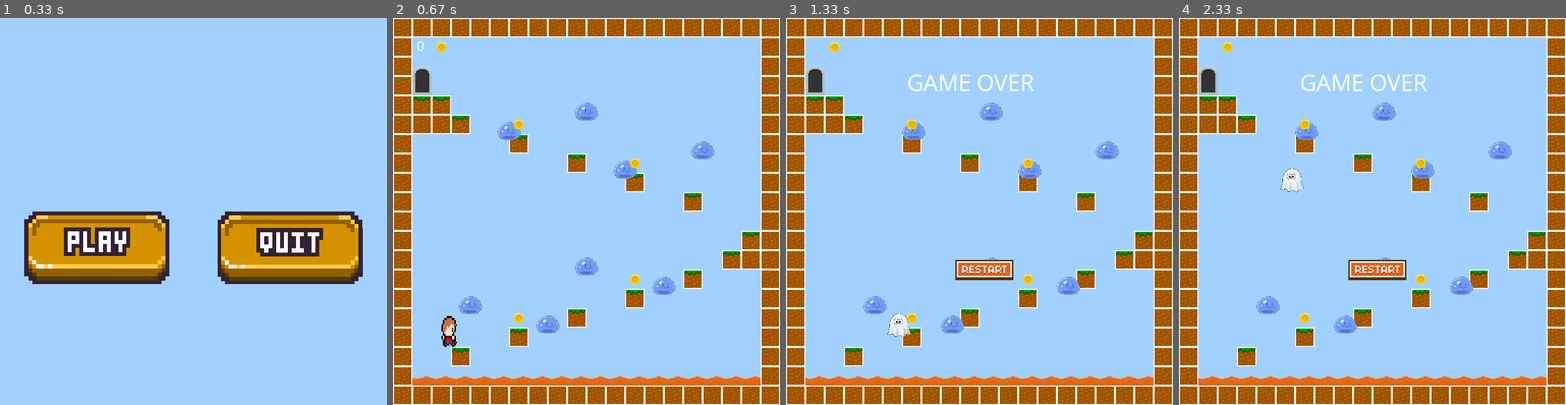
Above: before the commit, frames 1-4 (left to right).
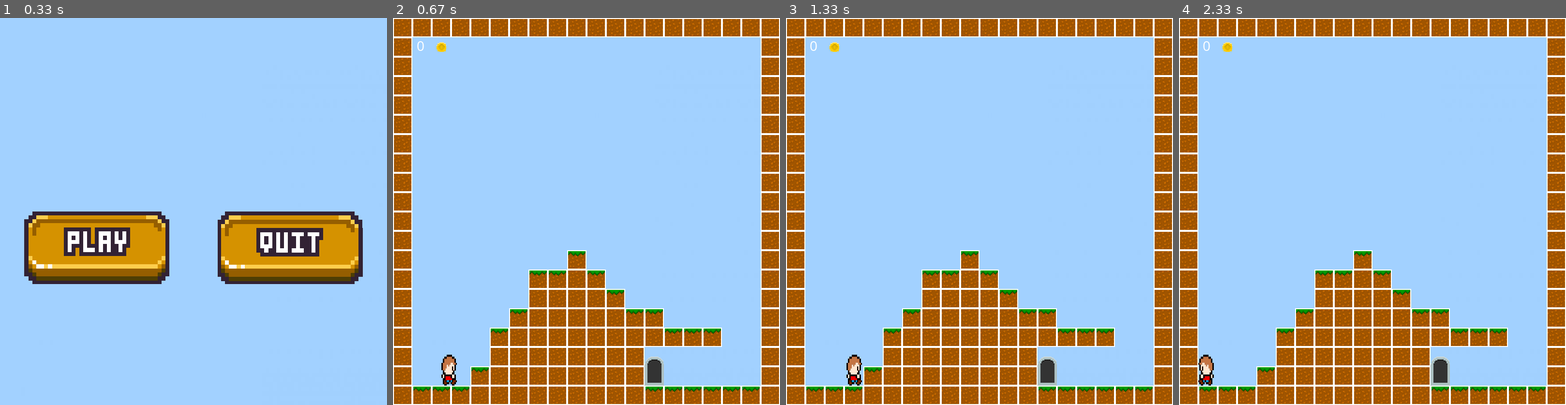
Above: after the commit, the same moments.

Repository: krisbtie/pygame-repo
Game: pygame game, started from main.py
Same seed, same stepped clock (60 frames per second), same inputs: the game is played once before the commit and once after it.
Inputs (mouse positions are in pixels of both pictures, inside the frame that each line leads up to):
- Up to frame 1 (0.33 s): no input
- Up to frame 2 (0.67 s): click (489, 246) at 0.38 s
- Up to frame 3 (1.33 s): hold Right 0.67-1.13 s; move the mouse to (964, 226) at 0.7 s
- Up to frame 4 (2.33 s): hold Left 1.67-2.2 s

Frame 1 is identical in both runs. In frame 2, 19% of the frame differs, in the area x 5-95%, y 12-100%; in frame 3, 20%; in frame 4, 20%, in the area x 5-95%, y 6-100%.

Commit message:
Final commit.

Diff:
--- a/main.py
+++ b/main.py
@@ -10,7 +10,7 @@
 score = 0
 blockSize = 40  # KB2
 mainMenu = True
-level = 6
+level = 1
 maxLevel = 6
 gameOver = 0
 
